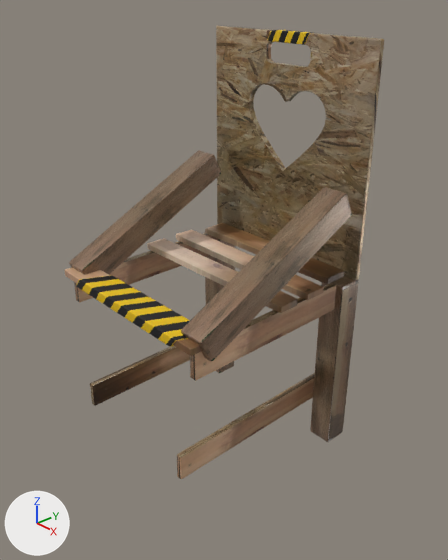
Two versions of the Blender file TimeChair/Assets/3D/the_chair_of_time2.blend, one commit apart.
The view is the same before and after, from a 50 mm camera at (0.965, -1.071, 0.663) aimed at (0.033, -0.224, 0.046). The axes (+X, +Y, +Z) are drawn at lower left. The lights are the same throughout.
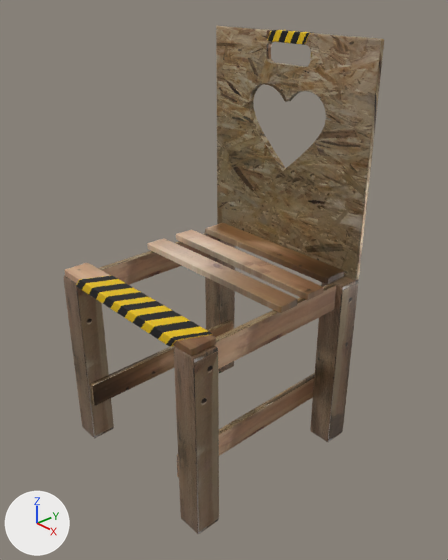
Pixel boxes [x1, y1, x2, y2] of what changed, in the pictures (448 x 560 px):
'Cube.003', turned: before [181, 187, 352, 361]; after [174, 345, 219, 534]
'Cube.005', turned: before [69, 150, 221, 275]; after [64, 275, 114, 438]
'Cube.004', unchanged, uncovered by the edit: [205, 229, 235, 373] in both

Edits to the bpy script that builds the scene:
```text
Change ob_cube_005:
    ob_cube_005.rotation_euler: (1.117, 0.0, 3.142) -> (3.142, 0.0, 0.0)  # degrees (64, 0, 180) -> degrees (180, 0, 0)
Change ob_cube_003:
    ob_cube_003.rotation_euler: (1.117, 0.0, 3.142) -> (3.142, 0.0, 0.0)  # degrees (64, 0, 180) -> degrees (180, 0, 0)
```
